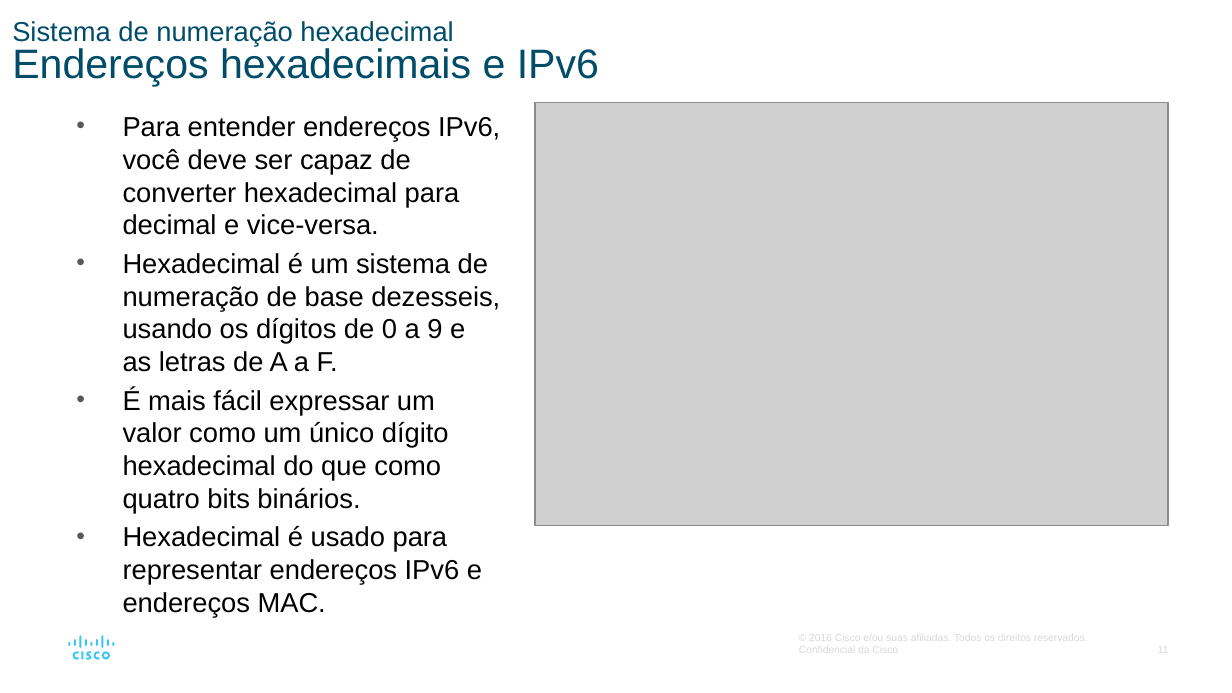
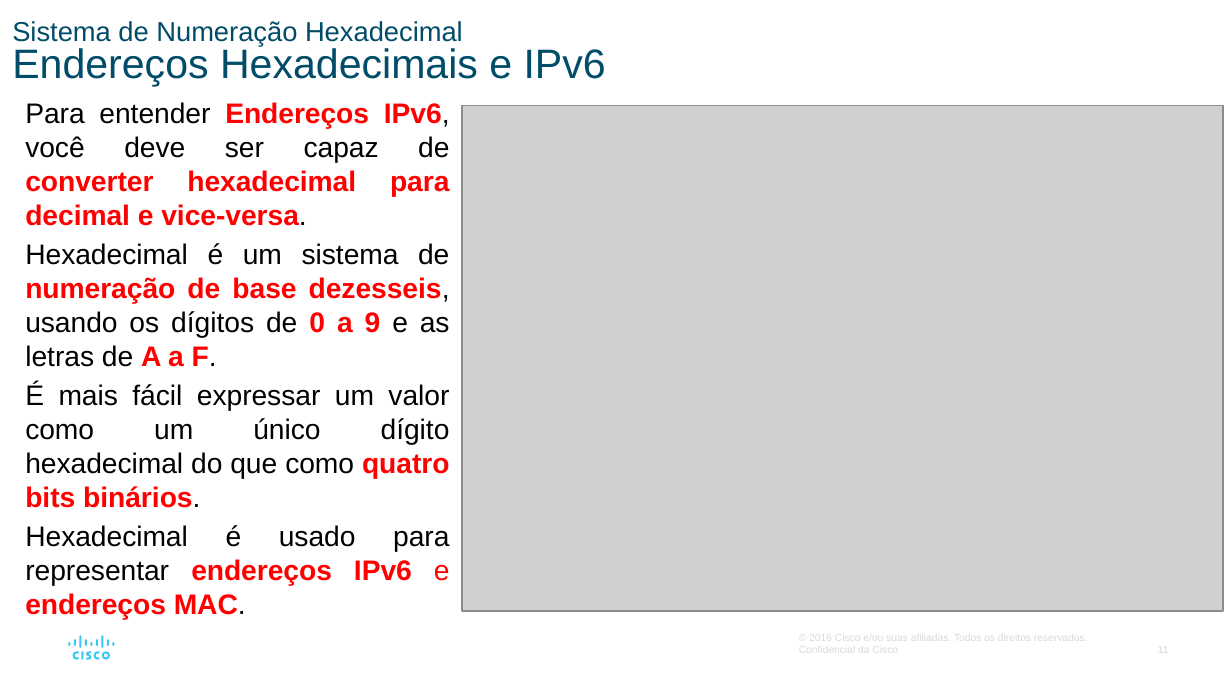
Before and after one commit to vaamonde/netacad, a slide deck: slide 11 of 02-CCNA-200-301-v7/01-CCNA-IntroducaoAsRedes-v7.02/01-Modulo01-PPTS/Modulo05-SistemaNumerico.pptx. Drawn at 1232x693 pixels with LibreOffice and Linux fonts; fonts in the diff are those of the drawing; grey boxes stand for pictures. Boxes give left, top, right and bottom in pixels: in the first picture for what was removed or moved away, otherwise in the second. Text is boxed around its words. In the diff, an @@ line names an element or a change of style, - is before the commit and + after.

```diff
--- a/02-CCNA-200-301-v7/01-CCNA-IntroducaoAsRedes-v7.02/01-Modulo01-PPTS/Modulo05-SistemaNumerico.pptx
+++ b/02-CCNA-200-301-v7/01-CCNA-IntroducaoAsRedes-v7.02/01-Modulo01-PPTS/Modulo05-SistemaNumerico.pptx
@@ title at (12,21,606,86): text changed @@
-Sistema de numeração hexadecimal
-Endereços hexadecimais e IPv6
+Sistema de Numeração Hexadecimal
+Endereços Hexadecimais e IPv6
@@ text "Para entender Endereços IPv6, você ...": place and size @@
-text "Para entender Endereços IPv6, você ..." at (123,116,500,585)
+text "Para entender Endereços IPv6, você ..." at (25,102,450,620)
@@ text at (25,102,450,226): text changed; size 16 to 16.5 pt; text colour #000000 to #FF0000; bold on @@
-• Para entender endereços IPv6, você deve ser capaz de converter hexadecimal para decimal e vice-versa.
+Para entender Endereços IPv6, você deve ser capaz de converter hexadecimal para decimal e vice-versa.
@@ picture: place and size @@
-picture at (535,103,1168,526)
+picture at (462,106,1223,611)
@@ text at (25,243,450,620): size 16 to 16.5 pt in "Hexadecimal é um sistema de numeração de ...", "É mais fácil expressar um valor como ...", "Hexadecimal é usado para representar endereços IPv6 ..."; text colour #000000 to #FF0000 in "numeração de base dezesseis, 0 a 9 ...", "quatro bits binários.", "endereços IPv6 e endereços MAC."; bold on in "numeração de base dezesseis, 0 a 9 ...", "quatro bits binários.", "endereços IPv6 endereços MAC."; alignment left to justified; bullet • to none @@
```
Also in this commit, not shown: 11 other slides changed, 7 other files.
